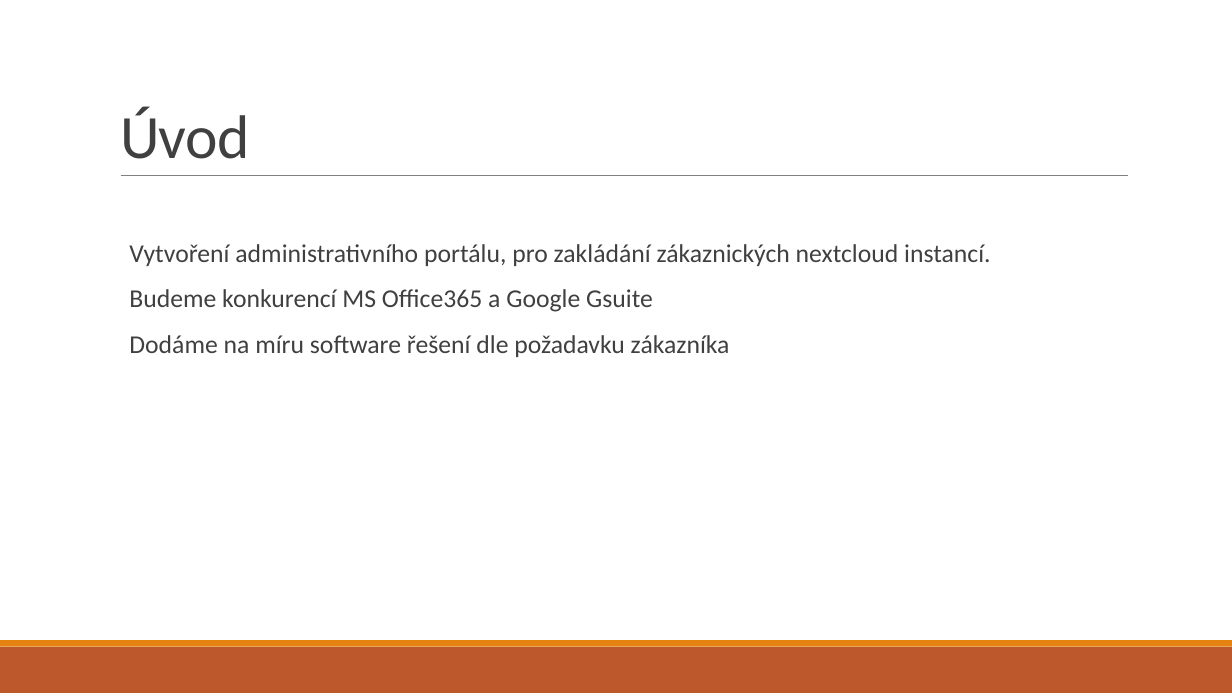
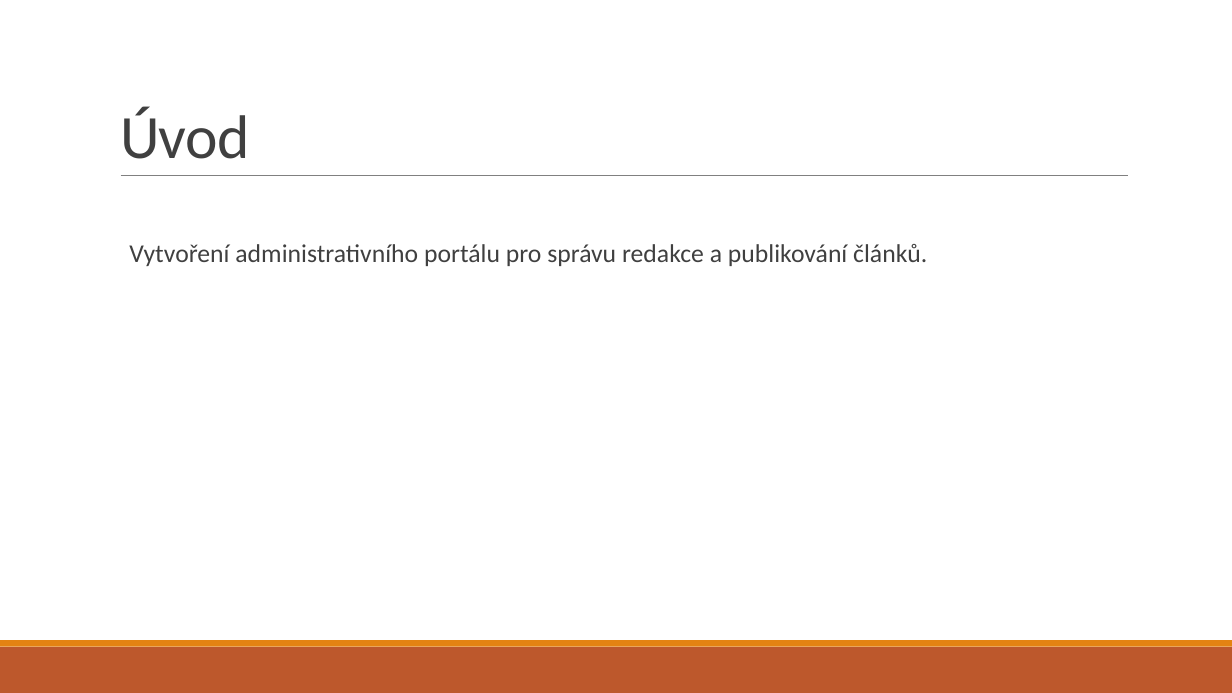
Before and after one commit to marlingocze/plutorsp, a slide deck: slide 2 of dokumenty/prezentace_rsp1.pptx. Drawn at 1232x693 pixels with LibreOffice and Linux fonts; fonts in the diff are those of the drawing. Boxes give left, top, right and bottom in pixels: in the first picture for what was removed or moved away, otherwise in the second. Text is boxed around its words. In the diff, an @@ line names an element or a change of style, - is before the commit and + after.

```diff
--- a/dokumenty/prezentace_rsp1.pptx
+++ b/dokumenty/prezentace_rsp1.pptx
@@ text at (129,244,927,266): text changed @@
-  Vytvoření administrativního portálu, pro zakládání zákaznických nextcloud instancí.
-  Budeme konkurencí MS Office365 a Google Gsuite
-  Dodáme na míru software řešení dle požadavku zákazníka
+  Vytvoření administrativního portálu pro správu redakce a publikování článků.
```
Also in this commit, not shown: 3 other slides changed, 4 slides added, 3 other files.
